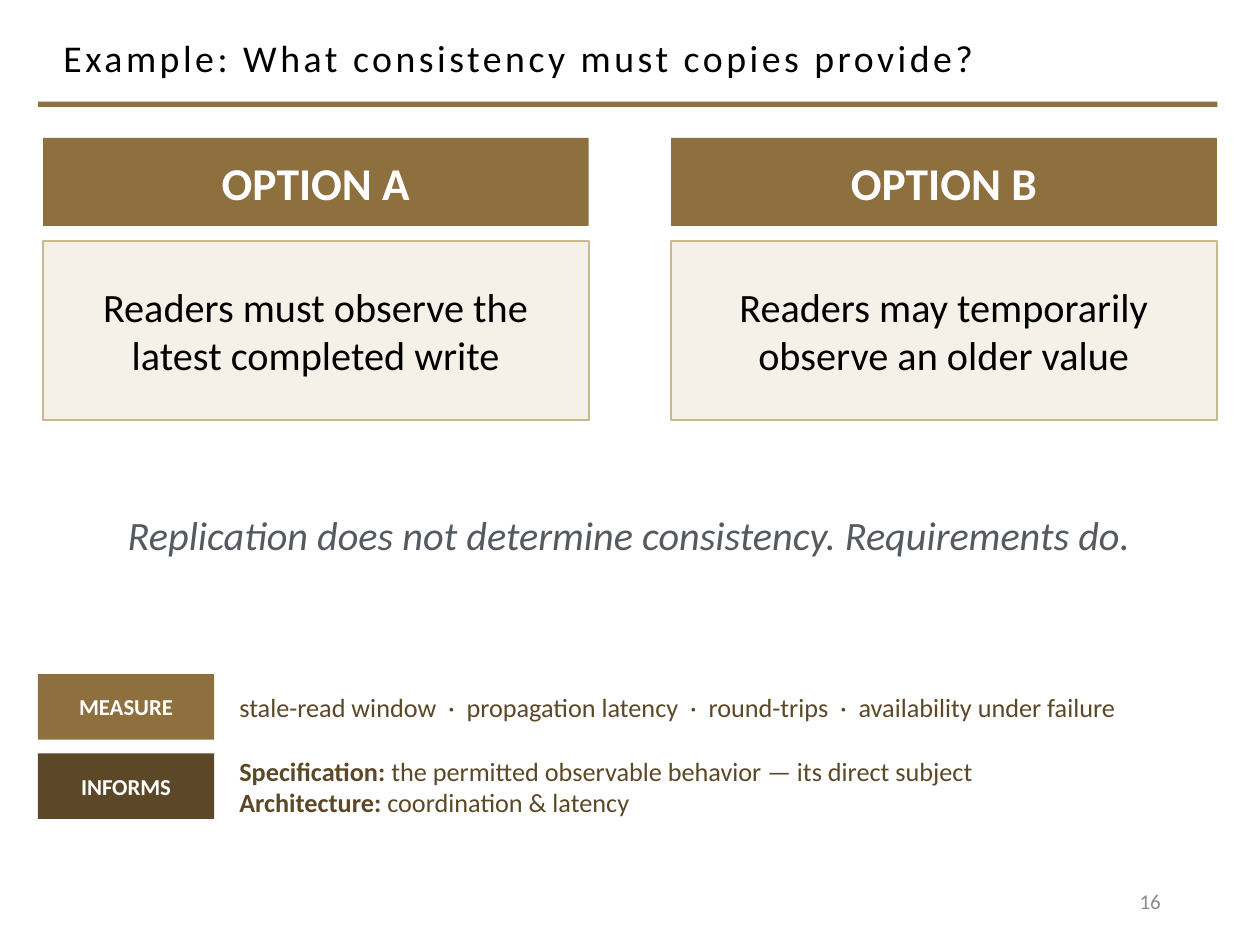
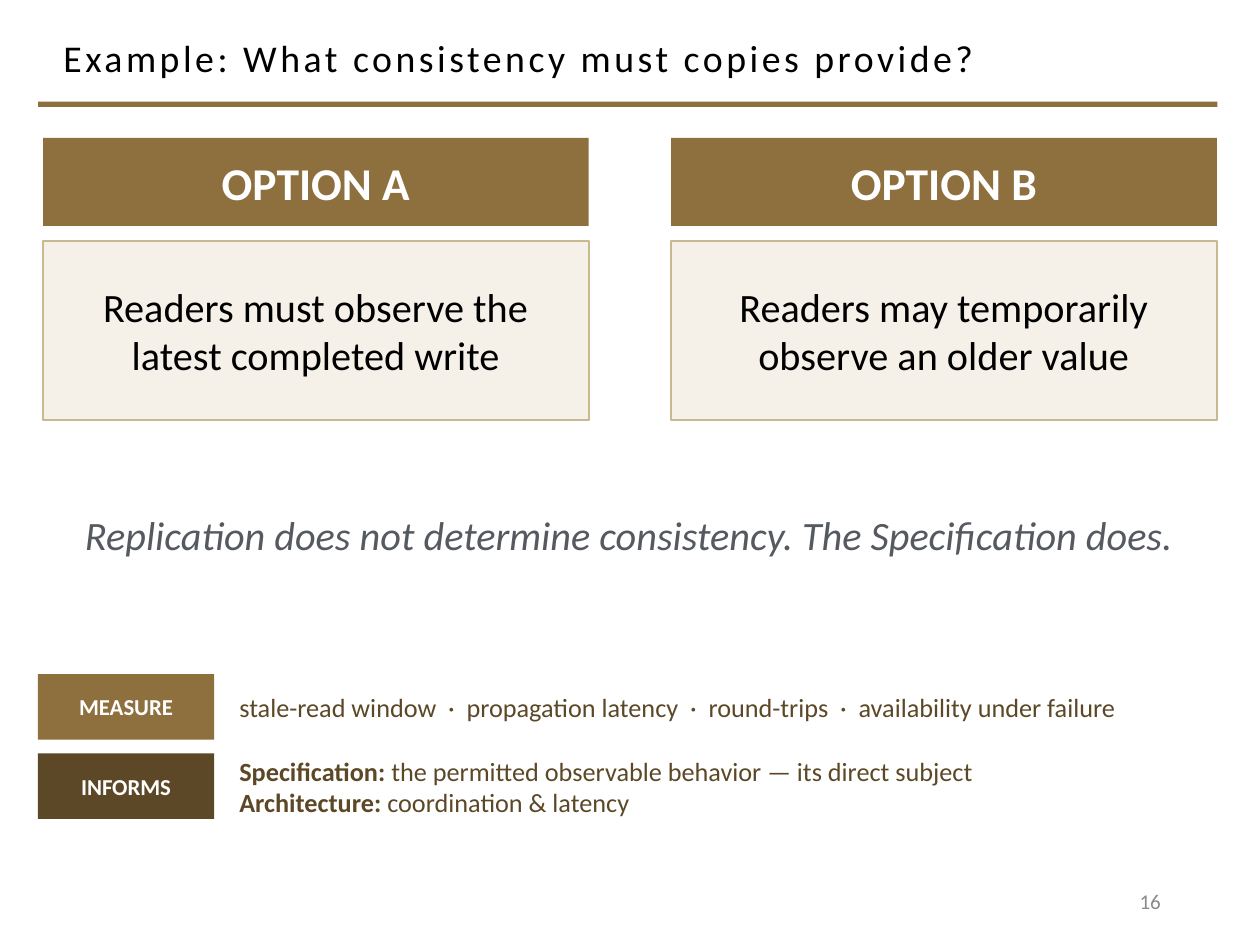
Before and after one commit to davisjam/model-based-agentic-software-engineering, a slide deck: slide 16 of course/lectures/act-1-foundations/07-design/1-7-Design.pptx. Drawn at 1260x945 pixels with LibreOffice and Linux fonts; fonts in the diff are those of the drawing; background and template pictures are left out. Boxes give left, top, right and bottom in pixels: in the first picture for what was removed or moved away, otherwise in the second. Text is boxed around its words. In the diff, an @@ line names an element or a change of style, - is before the commit and + after.

```diff
--- a/course/lectures/act-1-foundations/07-design/1-7-Design.pptx
+++ b/course/lectures/act-1-foundations/07-design/1-7-Design.pptx
@@ text at (85, 522, 1172, 557): text changed @@
-Replication does not determine consistency. Requirements do.
+Replication does not determine consistency. The Specification does.
```
Also in this commit, not shown: 6 other slides changed, 2 slides added, 3 slides removed.
